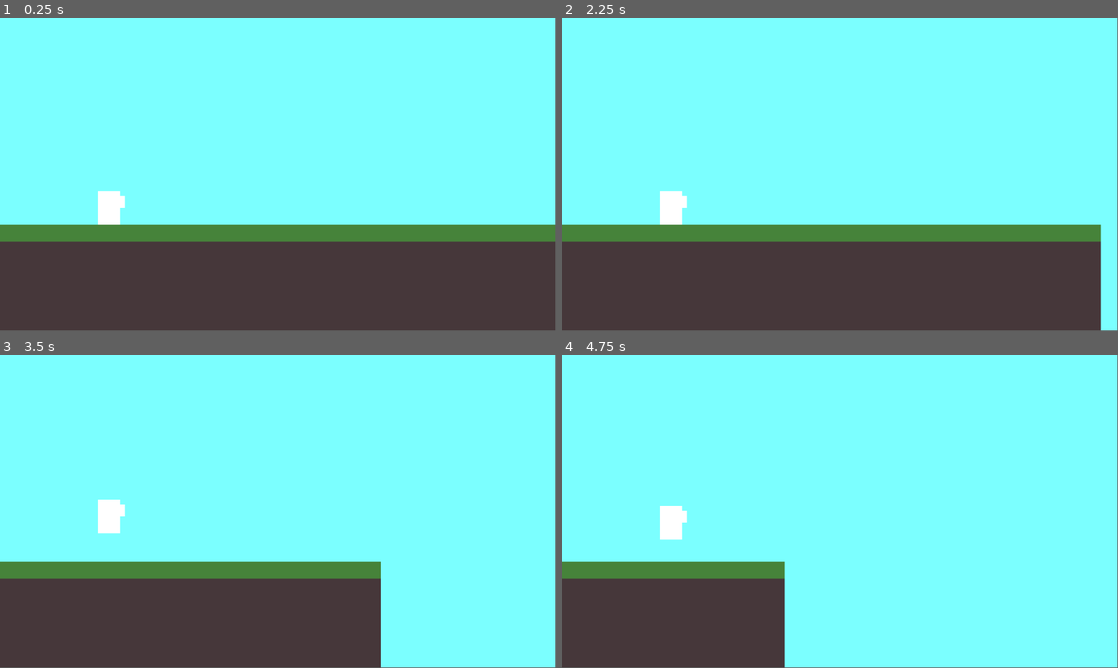
Above: before the commit, frames 1-4 (two rows, left to right).
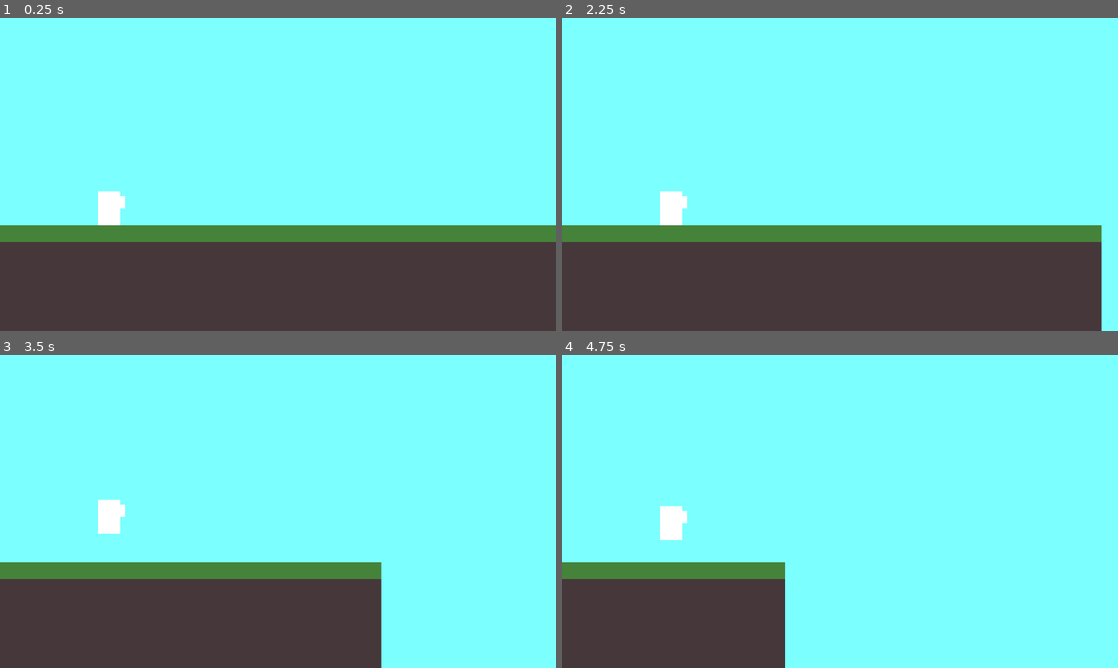
Above: after the commit, the same moments.

Repository: gameking773/FightOrFlightGameJamV
Game: Godot game, scene res://scene/game.tscn
The game is run twice, just before and just after one commit, with the same random seed, the same clock (stepped at 60 frames per second) and the same inputs.
Inputs:
- Up to frame 1 (0.25 s): no input
- Up to frame 2 (2.25 s): tap Enter at 0.5 s; tap W (attack) at 0.6, 2.1 s; tap Space (jump) at 0.77, 1.52 s; tap E (switch_weapon) at 1.35 s; tap Z (debug_start) at 2 s
- Up to frame 3 (3.5 s): tap E (switch_weapon) at 2.85 s; tap Space (jump) at 3.02 s
- Up to frame 4 (4.75 s): tap W (attack) at 3.6 s; tap Space (jump) at 3.77, 4.52 s; tap E (switch_weapon) at 4.35 s
The window is 799x449 before the commit and 800x450 after it. Grey fills any space a smaller window leaves; there, only what the larger window draws over its background counts as a difference.

The runs differ from the first frame. In frame 1, 0.6% of the frame differs, in the area x 0-100%, y 0-72%; in frame 2, 0.7%, in the area x 0-100%, y 0-100%; in frame 3, 0.5%; in frame 4, 0.3%.

Commit message:
Ajustement de l'affichage

Diff:
--- a/project.godot
+++ b/project.godot
@@ -14,6 +14,11 @@
 run/main_scene="res://scene/game.tscn"
 config/features=PackedStringArray("4.3", "Forward Plus")
 config/icon="res://icon.svg"
+
+[display]
+
+window/size/mode=3
+window/stretch/mode="viewport"
 
 [input]
 
